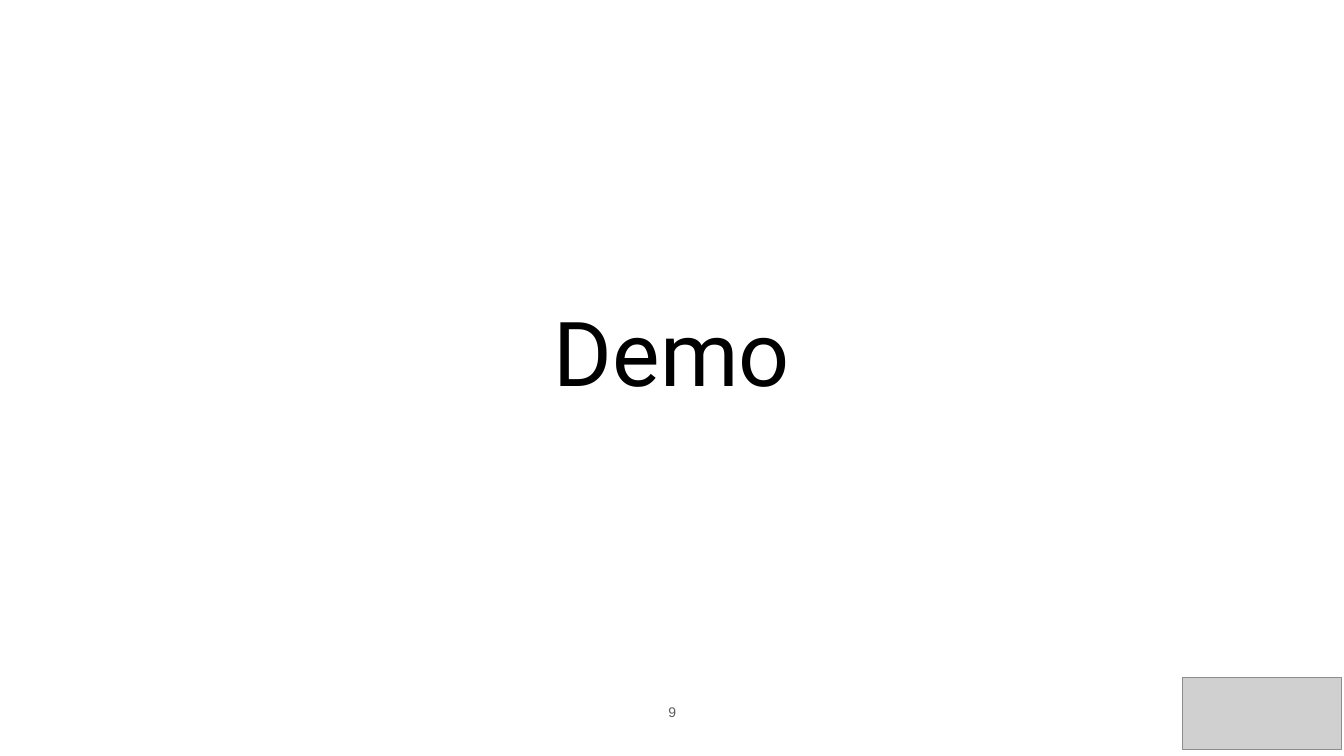
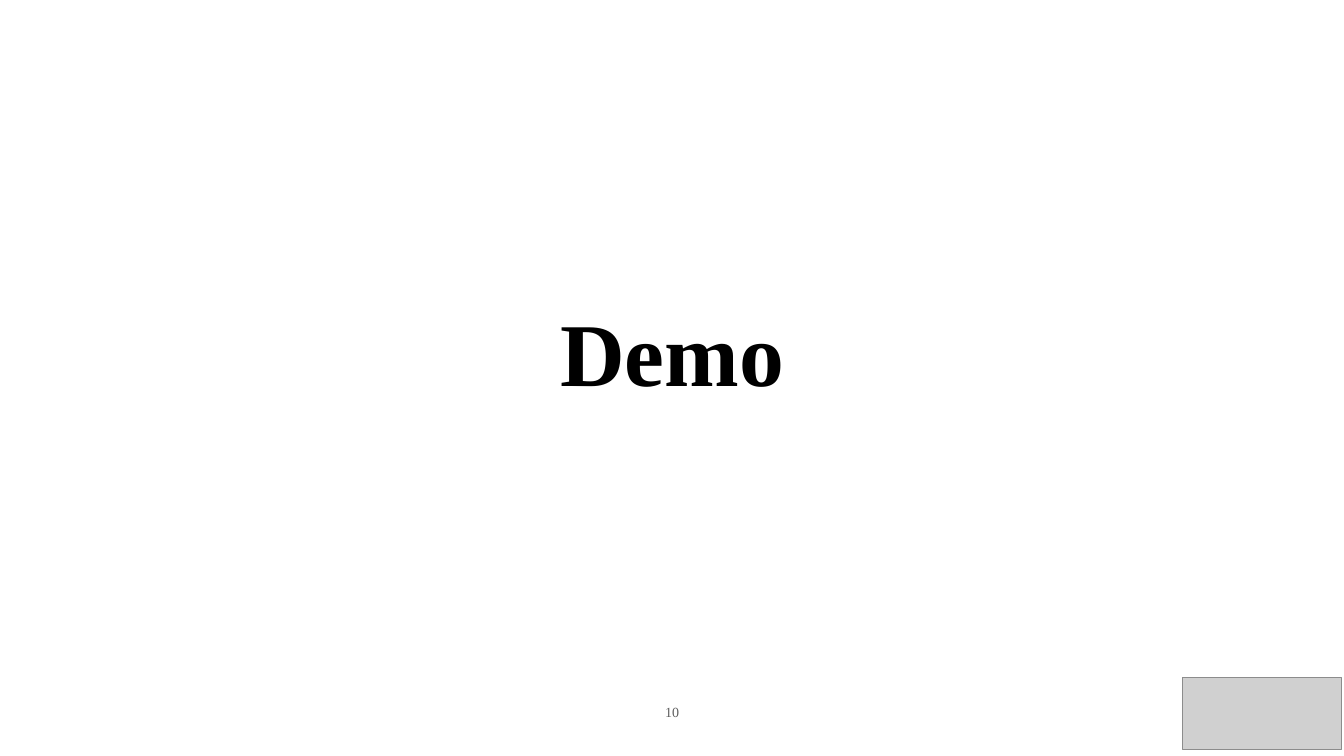
Before and after one commit to kushalprakash6/ObjectDetectionAndTracking, a slide deck: slide 10 of documents/Presentation.pptx (slide 9 before the commit). Drawn at 1344x756 pixels with LibreOffice and Linux fonts; fonts in the diff are those of the drawing; grey boxes stand for pictures. Boxes give left, top, right and bottom in pixels: in the first picture for what was removed or moved away, otherwise in the second. Text is boxed around its words. In the diff, an @@ line names an element or a change of style, - is before the commit and + after.

```diff
--- a/documents/Presentation.pptx
+++ b/documents/Presentation.pptx
@@ title "Demo" at [560,327,784,387]: font Roboto to Times New Roman, bold on @@
@@ page number added at [665,707,679,717], 20 pt, text #5E5E5E @@
+10
@@ page number removed at [668,707,676,717] @@
-9
```
Also in this commit, not shown: 10 other slides changed, 1 slide added, 1 other file.
